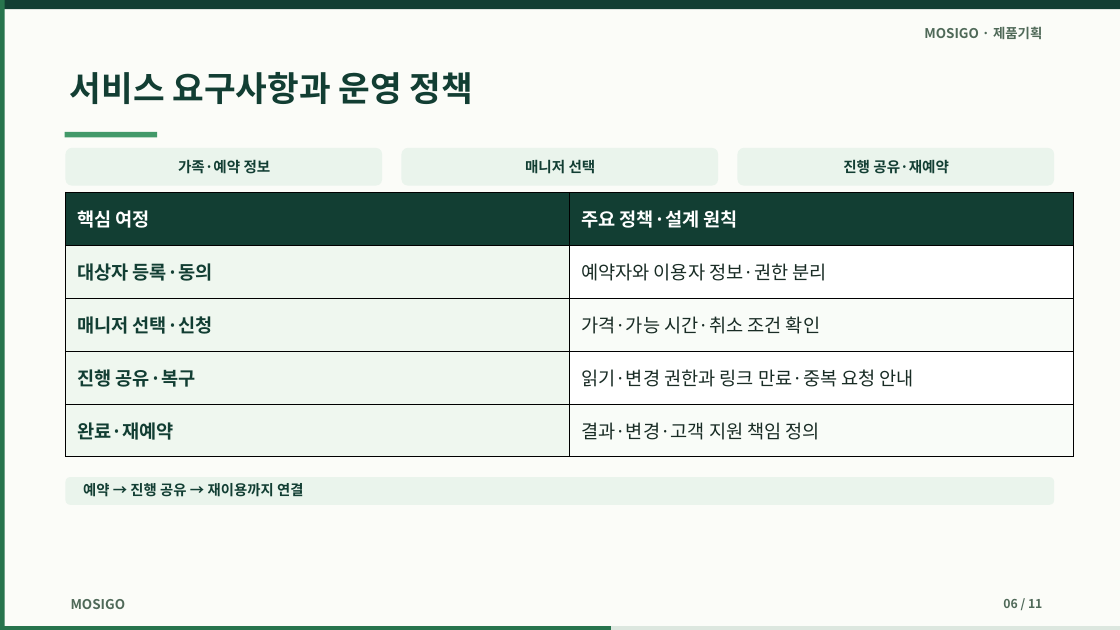
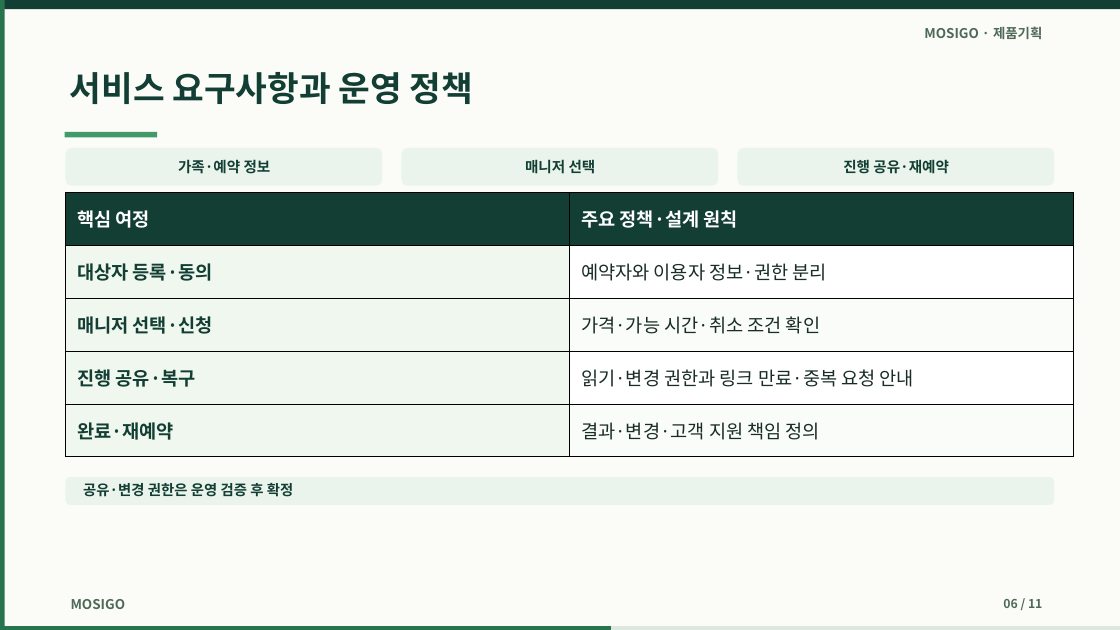
Before and after one commit to dohyunkimmm/mosigo-case-study, a slide deck: slide 6 of downloads/mosigo_report.pptx. Drawn at 1120x630 pixels with LibreOffice and Linux fonts; fonts in the diff are those of the drawing. Boxes give left, top, right and bottom in pixels: in the first picture for what was removed or moved away, otherwise in the second. Text is boxed around its words. In the diff, an @@ line names an element or a change of style, - is before the commit and + after.

```diff
--- a/downloads/mosigo_report.pptx
+++ b/downloads/mosigo_report.pptx
@@ text at [83,483,293,497]: text changed @@
-예약 → 진행 공유 → 재이용까지 연결
+공유·변경 권한은 운영 검증 후 확정
```
Also in this commit, not shown: 3 other slides changed, 29 other files.
